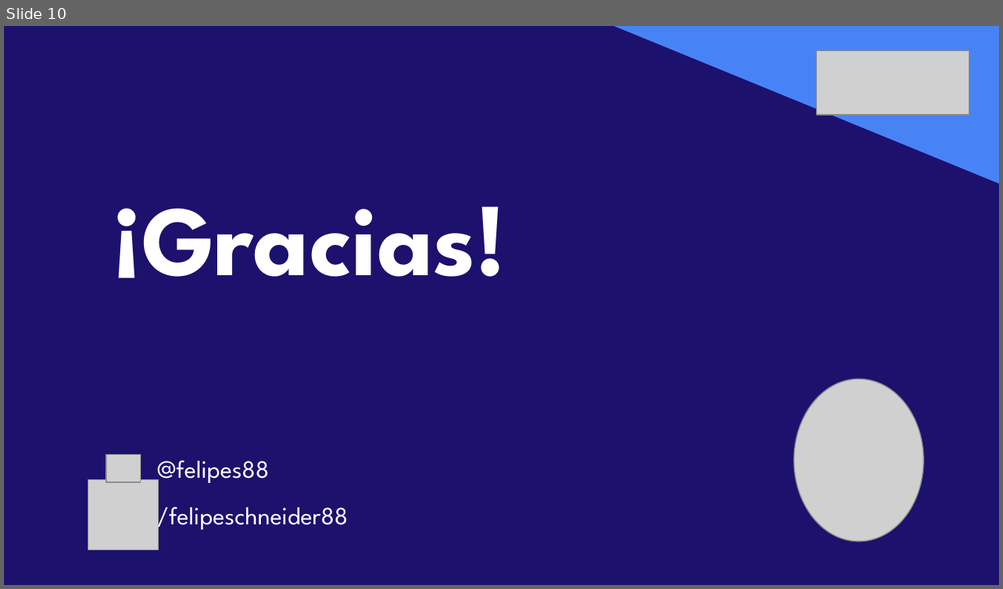
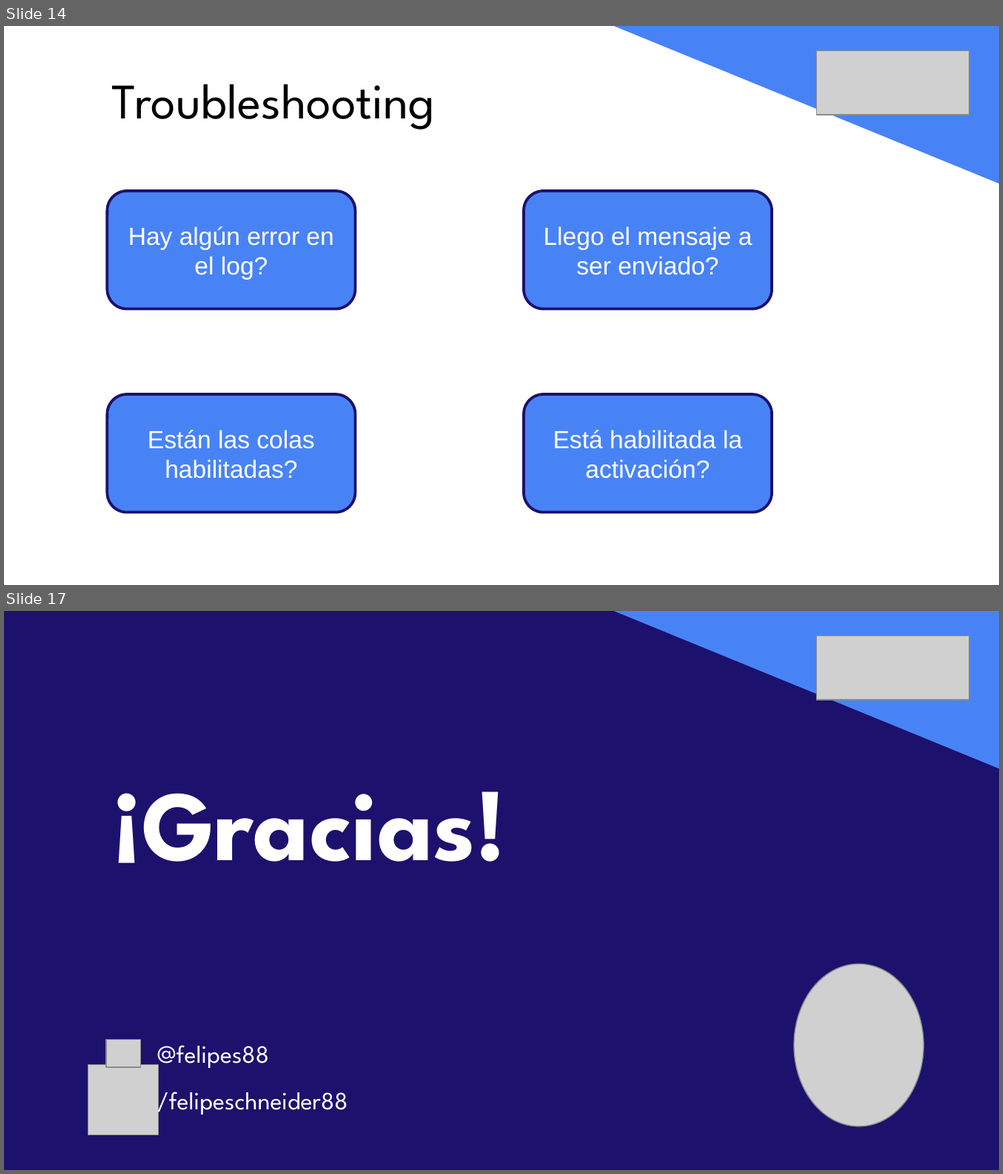
Before and after one commit to felipeschneider88/charlas, a slide deck: vOpen2019/vOpen19-UY-FelipeSchneider.pptx. Shown one above the other, each under a label of ours: slide 10 before the commit, slides 14 and 17 after it; the slides between them are not shown. The pictures are 1003x589 and 1003x1174 pixels, drawn with LibreOffice and Linux fonts; fonts in the diff are those of the drawing; grey boxes stand for pictures. Boxes give left, top, right and bottom in pixels: in the first picture for what was removed or moved away, otherwise in the second. Text is boxed around its words. In the diff, an @@ line names an element or a change of style, - is before the commit and + after.

```diff
--- a/vOpen2019/vOpen19-UY-FelipeSchneider.pptx
+++ b/vOpen2019/vOpen19-UY-FelipeSchneider.pptx
@@ slide 14 added at <box>4,26,999,585</box>, background #FFFFFF @@
@@ right triangle added at <box>614,26,999,184</box>, fill #4883F6 @@
@@ picture added at <box>817,51,970,115</box> @@
@@ text added at <box>111,84,435,130</box>, 36 pt, text #000000 @@
+Troubleshooting
@@ rounded rectangle added at <box>108,191,355,309</box>, fill #4883F6, outline #1D116E 2 pt, 18 pt, text #FFFFFF @@
+Hay algún error en el log?
@@ rounded rectangle added at <box>523,191,771,309</box>, fill #4883F6, outline #1D116E 2 pt, 18 pt, text #FFFFFF @@
+Llego el mensaje a ser enviado?
@@ rounded rectangle added at <box>108,395,355,514</box>, fill #4883F6, outline #1D116E 2 pt, 18 pt, text #FFFFFF @@
+Están las colas habilitadas?
@@ rounded rectangle added at <box>523,395,771,514</box>, fill #4883F6, outline #1D116E 2 pt, 18 pt, text #FFFFFF @@
+Está habilitada la activación?
@@ what was slide 10 is now slide 17 @@
```
Also in this commit, not shown: 2 slides changed, 10 other slides added, 4 slides removed, 2 other files.
